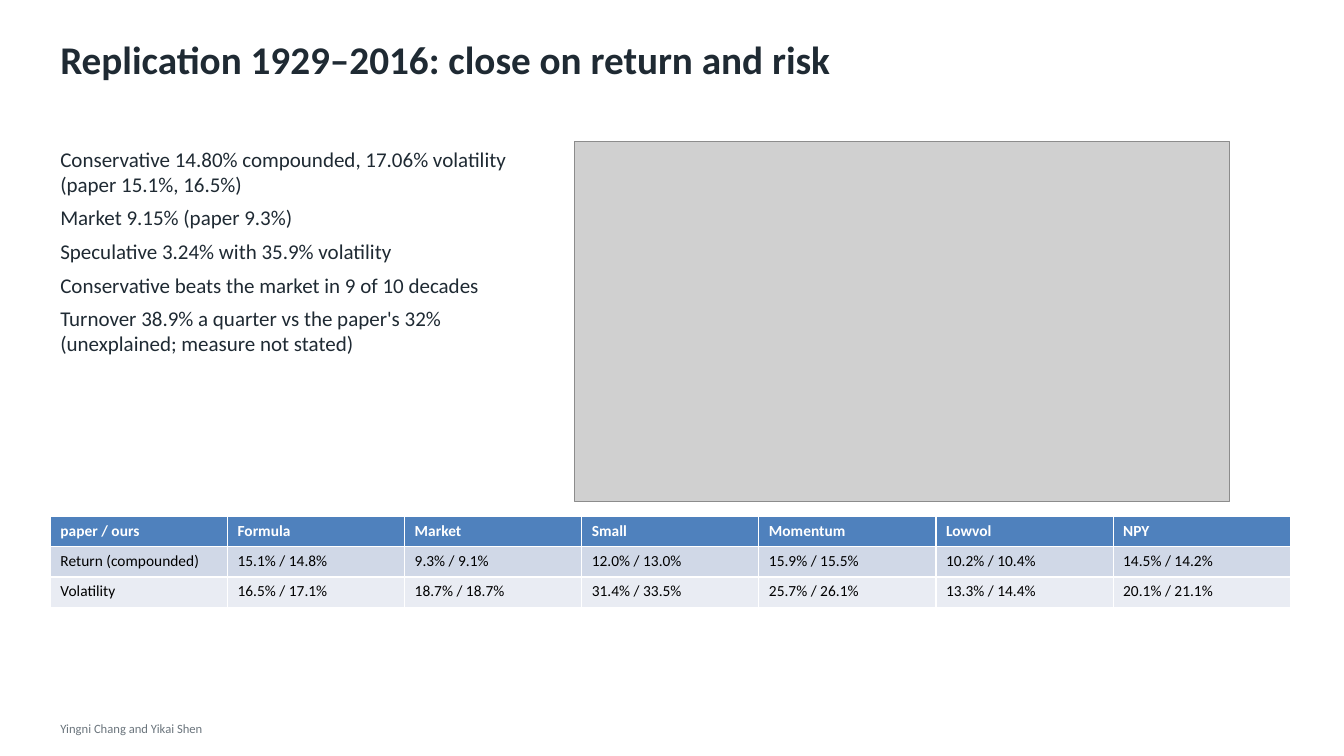
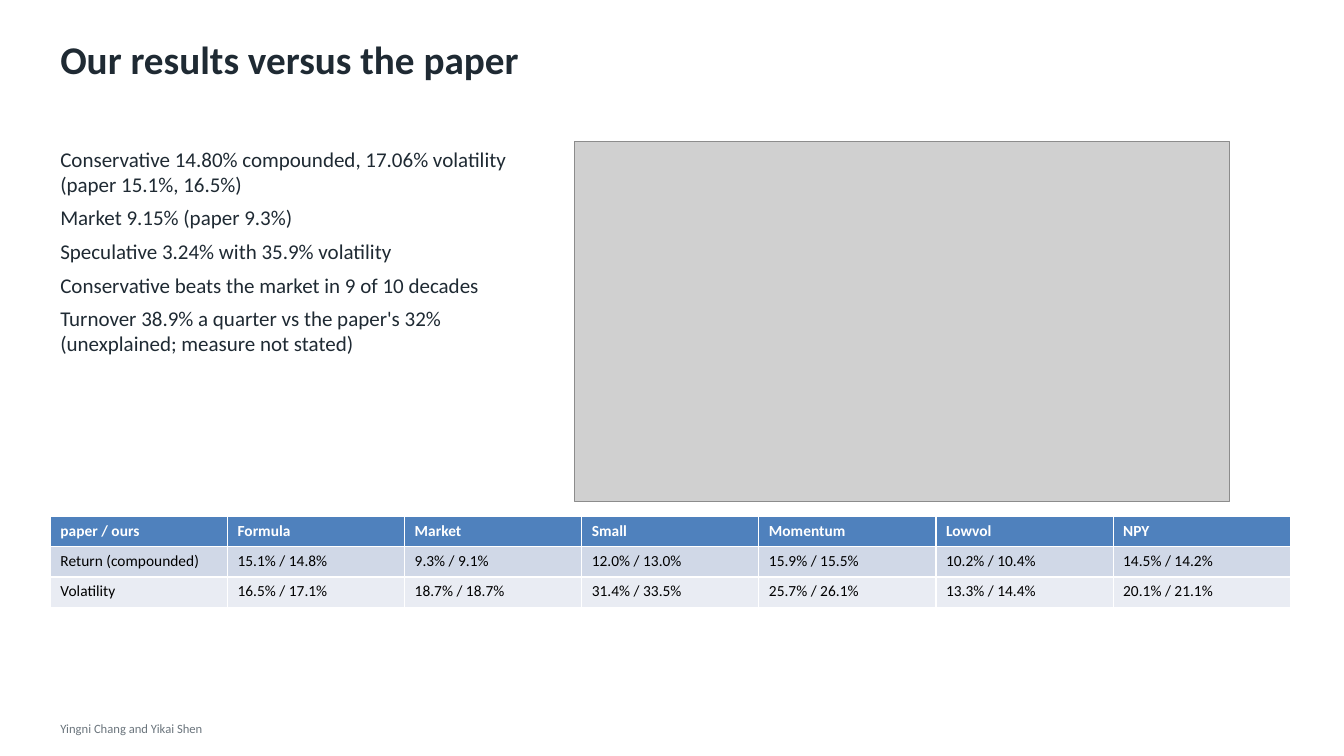
Before and after one commit to yingnichang/MTH9897, a slide deck: slide 6 of Final/presentation/conservative_formula.pptx. Drawn at 1344x756 pixels with LibreOffice and Linux fonts; fonts in the diff are those of the drawing; grey boxes stand for pictures. Boxes give left, top, right and bottom in pixels: in the first picture for what was removed or moved away, otherwise in the second. Text is boxed around its words. In the diff, an @@ line names an element or a change of style, - is before the commit and + after.

```diff
--- a/Final/presentation/conservative_formula.pptx
+++ b/Final/presentation/conservative_formula.pptx
@@ text at bbox=[60, 46, 519, 80]: text changed @@
-Replication 1929–2016: close on return and risk
+Our results versus the paper
```
Also in this commit, not shown: 17 other slides changed, 11 other files.
